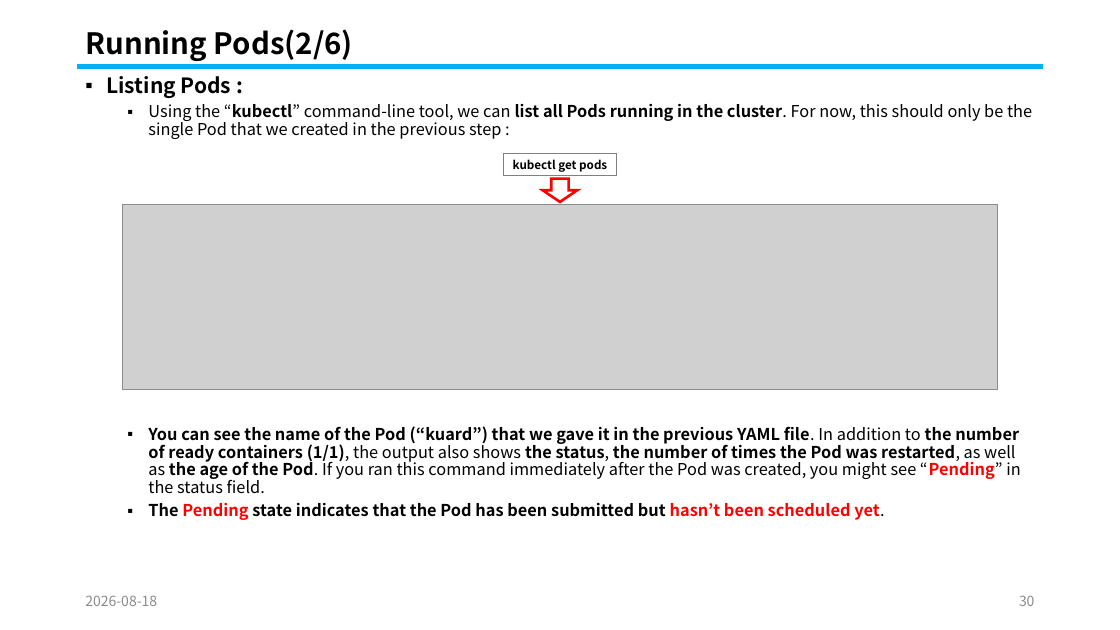
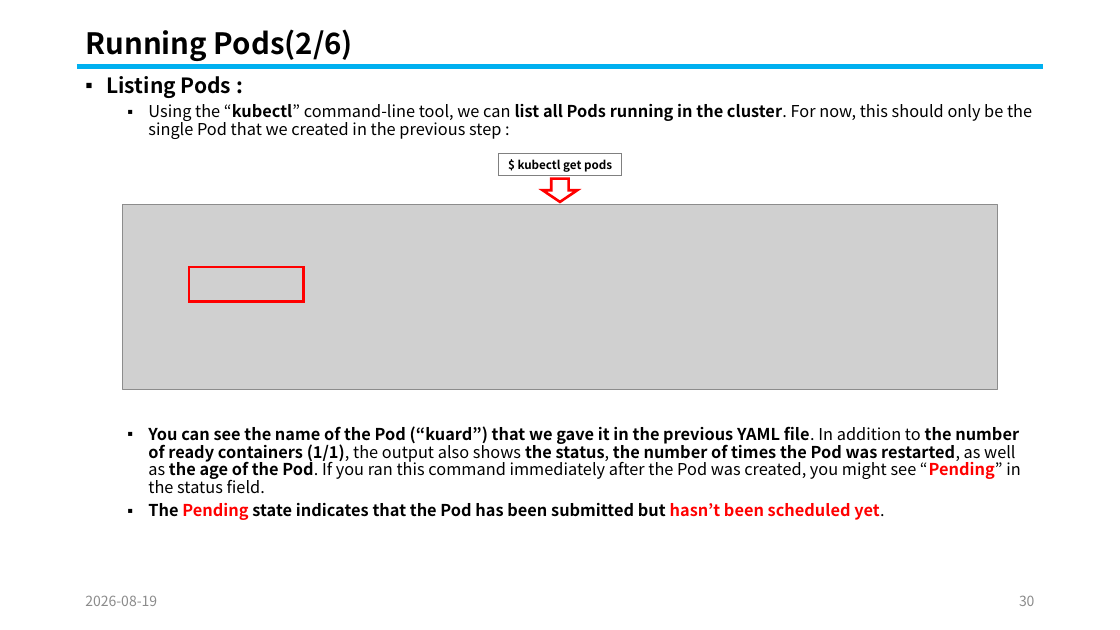
Before and after one commit to knix008/TestSimulator, a slide deck: slide 30 of Kubernetes/Kubernetes Part 02-2026.08.25.pptx. Drawn at 1120x630 pixels with LibreOffice and Linux fonts; fonts in the diff are those of the drawing; grey boxes stand for pictures. Boxes give left, top, right and bottom in pixels: in the first picture for what was removed or moved away, otherwise in the second. Text is boxed around its words. In the diff, an @@ line names an element or a change of style, - is before the commit and + after.

```diff
--- a/Kubernetes/Kubernetes Part 02-2026.08.25.pptx
+++ b/Kubernetes/Kubernetes Part 02-2026.08.25.pptx
@@ rectangle "$ kubectl get pods": place and size @@
-rectangle "$ kubectl get pods" at <box>504,154,617,176</box>
+rectangle "$ kubectl get pods" at <box>498,154,622,176</box>
@@ text in rectangle at <box>518,159,612,172</box>: text changed @@
-kubectl get pods
+$ kubectl get pods
@@ rectangle added at <box>189,267,303,302</box>, outline #FF0000 2.25 pt @@
```
Also in this commit, not shown: 115 other slides changed, 23 other files.
